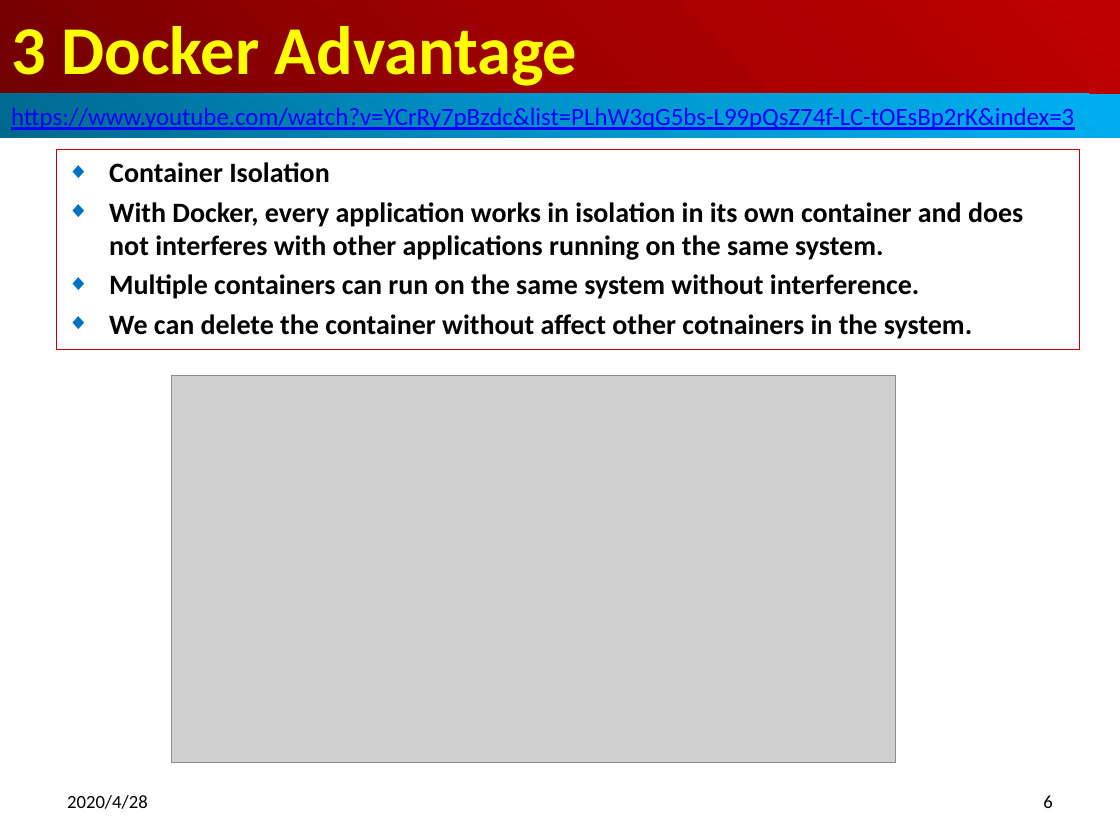
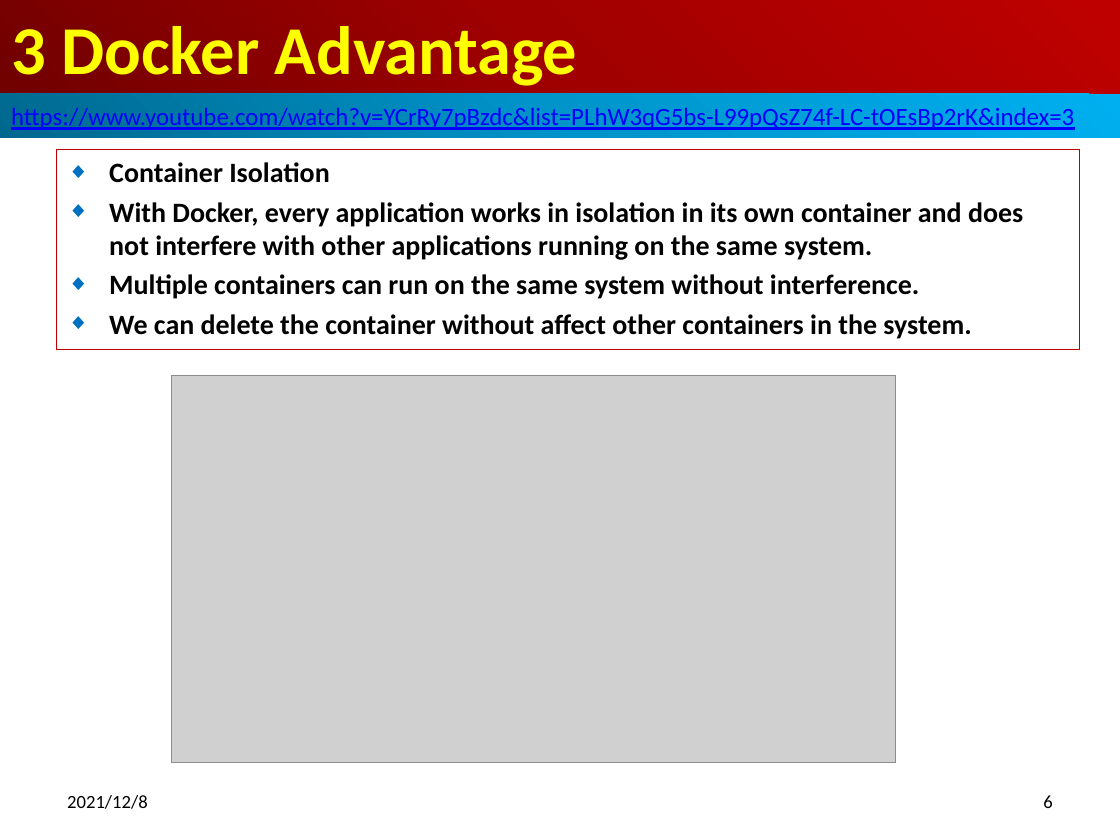
Before and after one commit to peterhchen/800-Docker, a slide deck: slide 6 of 03_Advantage.pptx. Drawn at 1120x840 pixels with LibreOffice and Linux fonts; fonts in the diff are those of the drawing; grey boxes stand for pictures. Boxes give left, top, right and bottom in pixels: in the first picture for what was removed or moved away, otherwise in the second. Text is boxed around its words. In the diff, an @@ line names an element or a change of style, - is before the commit and + after.

```diff
--- a/03_Advantage.pptx
+++ b/03_Advantage.pptx
@@ subtitle at box(109, 202, 1023, 260): text changed @@
-◆ With Docker, every application works in isolation in its own container and does not interferes with other applications running on the same system.
+◆ With Docker, every application works in isolation in its own container and does not interfere with other applications running on the same system.
@@ subtitle at box(109, 314, 971, 339): text changed @@
-◆ We can delete the container without affect other cotnainers in the system.
+◆ We can delete the container without affect other containers in the system.
@@ text at box(67, 795, 148, 809): text changed @@
-2020/4/28
+2021/12/8
```
Also in this commit, not shown: 6 other slides changed.
